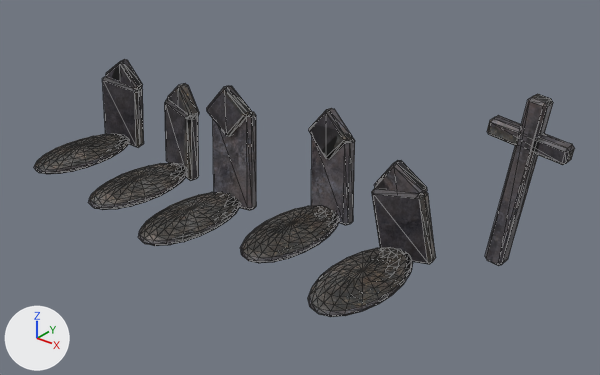
The glTF model Projects/GraveCrown/res/Models/Gothic/gc_graves.gltf as it was, and as the next commit left it.
One viewpoint serves both versions: a camera (50 mm lens) standing at (6.42, -6.97, 4.52) and looking at (1.19, -0.43, 0.47). Lighting does not change. The marker at lower left points along +X, +Y and +Z. The first picture is the older version. Mesh edges are drawn as thin lines. Vertices at exactly the same position are counted once.

Names of what the first picture shows: 'gc_graves'.
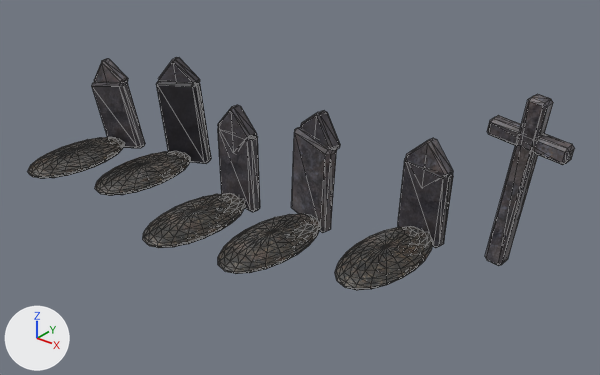
Pixel boxes [x1, y1, x2, y2] of what changed, in the pictures (600 x 375 px; the box of a moved part takes in the faces that stretch with it):
'gc_graves', reshaped (10% shorter): before [34, 59, 575, 317]; after [28, 57, 575, 290]
part 1 of me_gc_graves, moved or reshaped: before [34, 134, 129, 174]; after [28, 137, 124, 178]
part 2 of me_gc_graves, moved or reshaped: before [167, 84, 199, 117]; after [159, 57, 200, 84]
part 3 of me_gc_graves, moved or reshaped: before [102, 76, 144, 147]; after [92, 82, 145, 148]
part 4 of me_gc_graves, moved or reshaped: before [106, 59, 143, 89]; after [94, 59, 128, 83]
part 5 of me_gc_graves, moved or reshaped: before [89, 163, 188, 210]; after [95, 151, 190, 195]
part 6 of me_gc_graves, moved or reshaped: before [207, 86, 252, 136]; after [218, 105, 257, 139]
part 7 of me_gc_graves, moved or reshaped: before [138, 192, 241, 246]; after [143, 193, 246, 248]
part 8 of me_gc_graves, moved or reshaped: before [309, 108, 352, 159]; after [301, 111, 340, 150]
part 9 of me_gc_graves, moved or reshaped: before [240, 205, 340, 263]; after [218, 214, 320, 274]
part 10 of me_gc_graves, moved or reshaped: before [374, 160, 427, 195]; after [406, 138, 453, 177]
part 11 of me_gc_graves, moved or reshaped: before [308, 247, 413, 317]; after [335, 226, 433, 290]
part 12 of me_gc_graves, moved or reshaped: before [165, 99, 436, 264]; after [156, 81, 453, 248]
part 13 of me_gc_graves, surface changed: before [34, 59, 571, 317]; after [28, 57, 571, 290]

What changed in the scene script:
```text
Change me_gc_graves:
    used by ob_gc_graves; location = (0.0, 0.0, 0.0)
    remove me_gc_graves.from_pydata(...)  # 1398 vertices, 2728 faces; spans x -2.78..3.9, y -1.83..0.4, z -0.14..1.85
    add me_gc_graves.from_pydata(...)  # 1398 vertices, 2728 faces; spans x -2.73..3.9, y -1.83..0.45, z -0.14..1.85
    me_gc_graves part 1: the loose piece of 222 vertices spanning x -2.77..-2.01, y -1.43..0.07, z -0.12..0.12 is moved by (0.04, -0.13, 0.0)
    me_gc_graves part 2: the loose piece of 24 vertices spanning x -1.25..-0.66, y -0.26..0.01, z 0.57..1.15 is multiplied about its middle by the matrix ((0.875, -0.439, -0.205), (0.436, 0.898, -0.062), (0.211, -0.035, 0.977)), then moved by (-0.36, 0.3, 0.19)
    me_gc_graves part 3: the loose piece of 24 vertices spanning x -2.78..-2.0, y -0.1..0.24, z -0.14..0.9 is multiplied about its middle by the matrix ((0.935, 0.092, -0.344), (-0.096, 0.995, 0.005), (0.343, 0.028, 0.939)), then moved by (0.04, -0.13, 0.0)
    me_gc_graves part 4: the loose piece of 24 vertices spanning x -2.6..-2.02, y -0.04..0.17, z 0.57..1.16 is multiplied about its middle by the matrix ((0.938, 0.061, -0.343), (-0.069, 0.998, -0.011), (0.341, 0.034, 0.939)), then moved by (-0.12, -0.13, 0.0)
    me_gc_graves part 5: the loose piece of 222 vertices spanning x -1.4..-0.64, y -1.63..-0.13, z -0.12..0.12 is moved by (-0.25, 0.3, 0.0)
    me_gc_graves part 6: the loose piece of 24 vertices spanning x -0.25..0.33, y -0.44..-0.22, z 0.78..1.37 is multiplied about its middle by the matrix ((0.964, 0.259, 0.054), (-0.251, 0.96, -0.124), (-0.084, 0.106, 0.991)), then moved by (0.12, 0.0, -0.21)
    me_gc_graves part 7: the loose piece of 222 vertices spanning x -0.28..0.48, y -1.83..-0.33, z -0.12..0.12 is moved by (0.07, 0.0, 0.0)
    me_gc_graves part 8: the loose piece of 24 vertices spanning x 0.9..1.49, y 0.01..0.21, z 0.65..1.23 is multiplied about its middle by the matrix ((0.96, 0.193, 0.201), (-0.16, 0.973, -0.167), (-0.228, 0.129, 0.965)), then moved by (0.09, -0.31, 0.11)
    me_gc_graves part 9: the loose piece of 222 vertices spanning x 0.86..1.62, y -1.39..0.11, z -0.12..0.12 is moved by (-0.05, -0.31, 0.0)
    me_gc_graves part 10: the loose piece of 24 vertices spanning x 2.06..2.64, y -0.3..-0.12, z 0.44..1.03 is multiplied about its middle by the matrix ((0.953, 0.203, 0.223), (-0.212, 0.977, 0.018), (-0.214, -0.065, 0.975)), then moved by (0.02, 0.54, 0.09)
    me_gc_graves part 11: the loose piece of 222 vertices spanning x 2.04..2.8, y -1.71..-0.21, z -0.12..0.12 is moved by (-0.08, 0.54, 0.0)
    me_gc_graves part 12: 96 of 1398 vertices moved; they spanned x -1.38..2.78, y -0.5..0.27, z -0.14..1.1 and now span x -1.61..2.68, y -0.45..0.45, z -0.14..1.09; mean shift (-0.07, 0.13, 0.02); largest move (2.06, -0.31, 0.64) -> (2.05, 0.34, 0.8)
    me_gc_graves part 13: 2723 kept faces spanning x -2.73..3.9, y -1.83..0.45, z -0.14..1.85 get new texture (UV) coordinates
```
